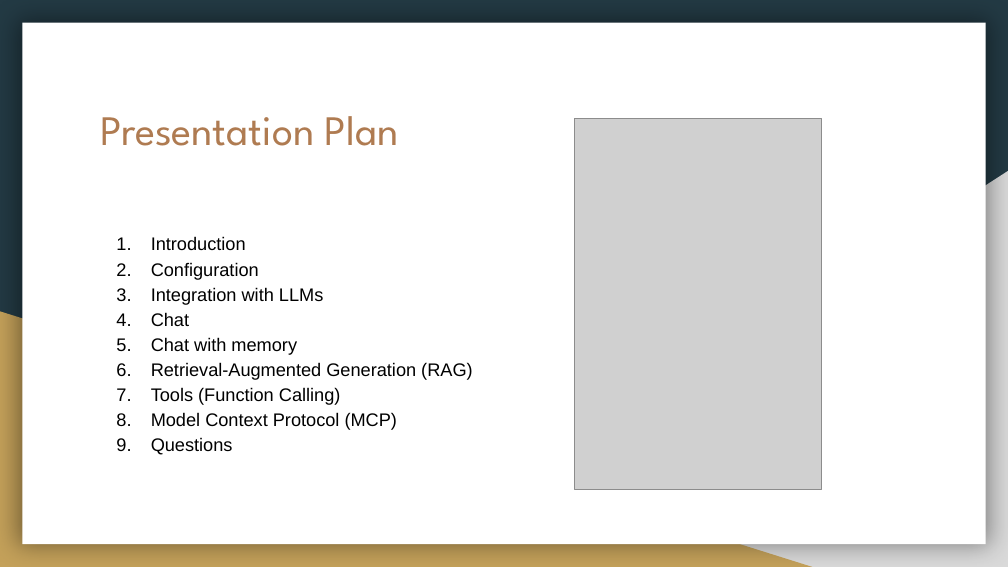
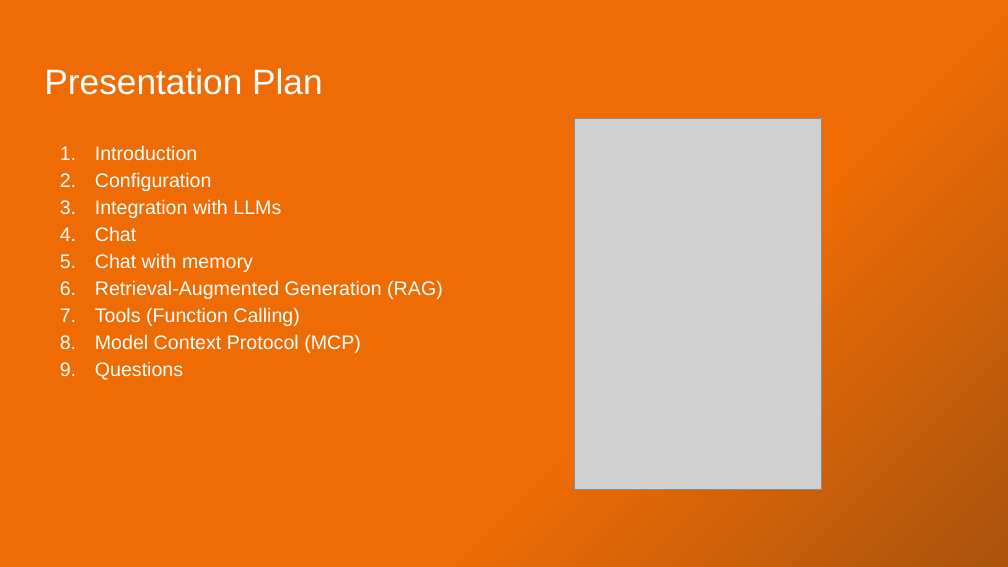
Before and after one commit to xkondix/aiSandbox-JAVA-SPIRNG, a slide deck: slide 2 of assets/LangChain4j with Spring Boot.pptx. Drawn at 1008x567 pixels with LibreOffice and Linux fonts; fonts in the diff are those of the drawing; grey boxes stand for pictures. Boxes give left, top, right and bottom in pixels: in the first picture for what was removed or moved away, otherwise in the second. Text is boxed around its words. In the diff, an @@ line names an element or a change of style, - is before the commit and + after.

```diff
--- a/assets/LangChain4j with Spring Boot.pptx
+++ b/assets/LangChain4j with Spring Boot.pptx
@@ background #233A44 to gradient #EF6C04 to #A9530F @@
@@ rectangle removed at [22, 23, 986, 544] @@
@@ title "Presentation Plan": place and size @@
-title "Presentation Plan" at [100, 116, 399, 146]
+title "Presentation Plan" at [44, 68, 323, 95]
@@ title "Presentation Plan" at [44, 68, 323, 95]: size 30 to 25.2 pt, font League Spartan to Arial, text colour #AF7B51 to #FFFFFF @@
@@ text "Introduction": place and size @@
-text "Introduction" at [151, 237, 472, 455]
+text "Introduction" at [95, 145, 443, 380]
@@ text "Introduction" at [95, 145, 443, 380]: size 13 to 14 pt, text colour #000000 to #FFFFFF; indent changed; bullet colour #000000 to #FFFFFF @@
@@ right triangle removed at [395, 171, 1008, 567] @@
@@ right triangle removed at [0, 311, 812, 567] @@
```
Also in this commit, not shown: 18 other slides changed, 21 slides added, 7 slides removed, 8 other files.
